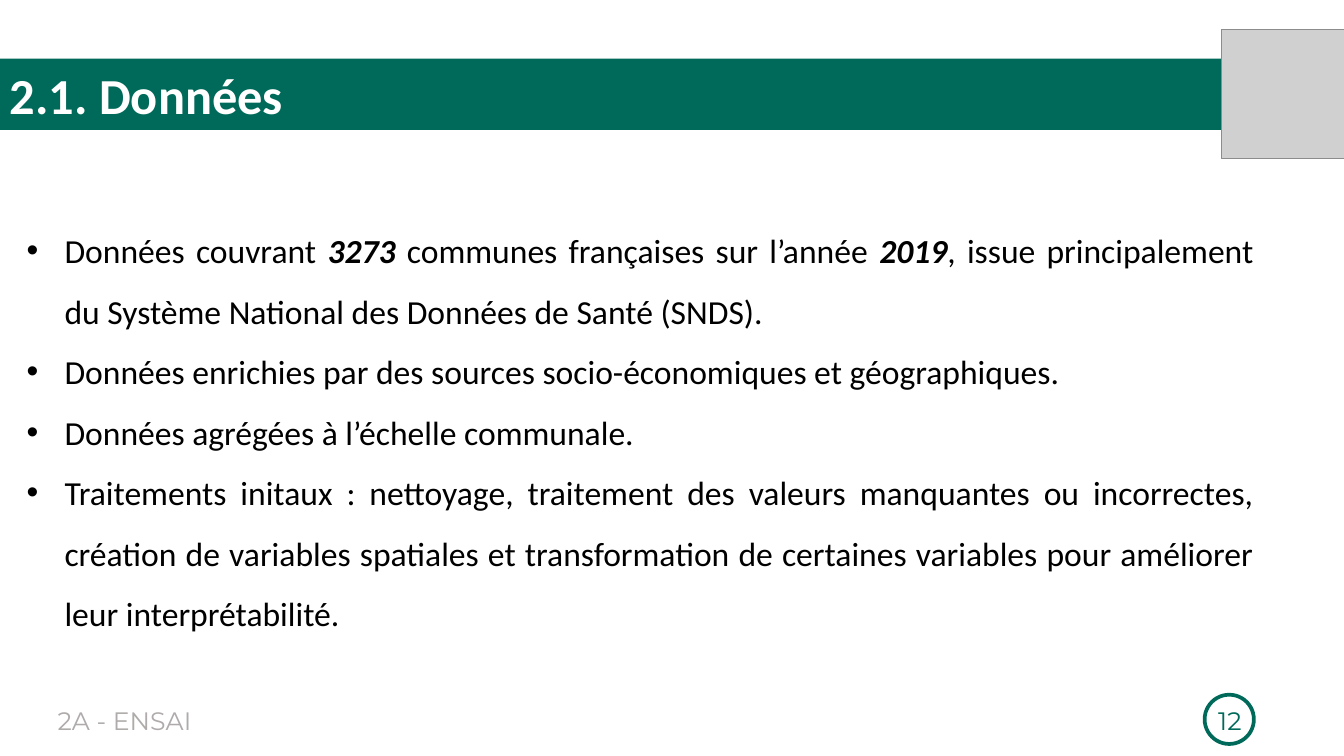
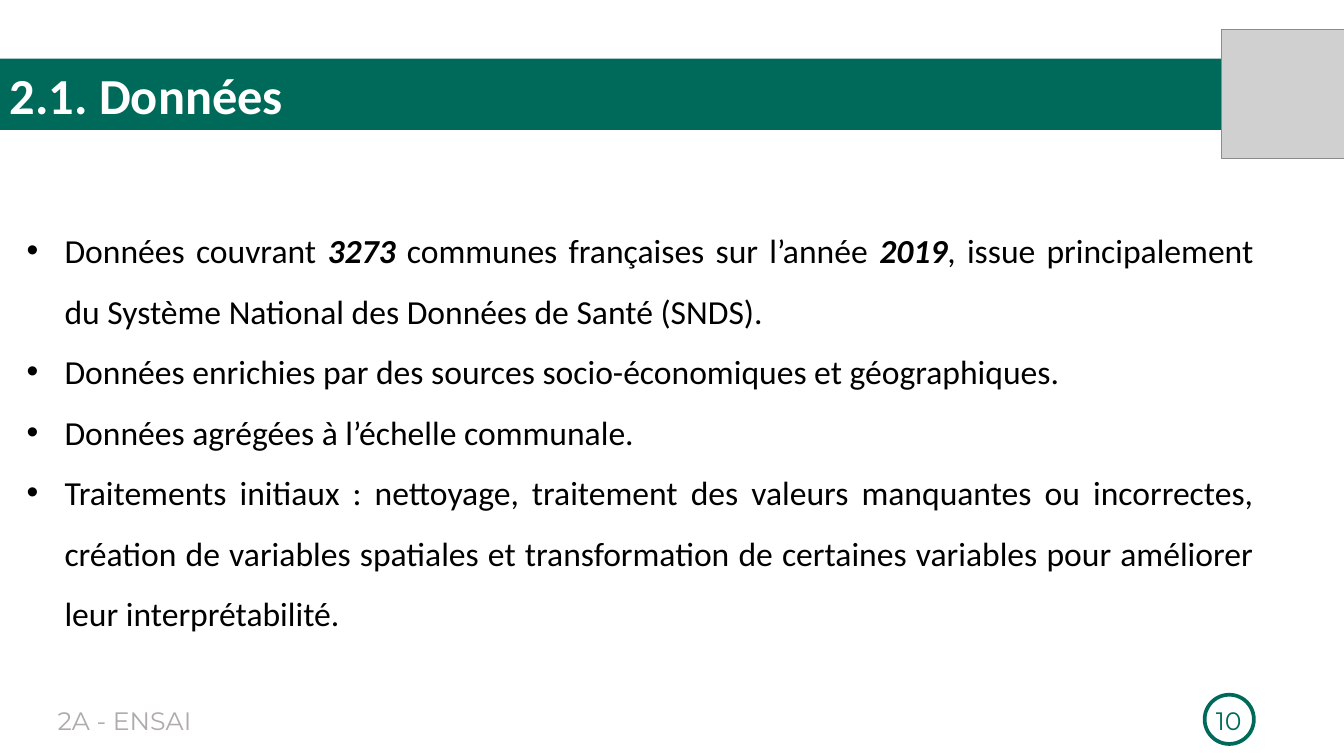
Before and after one commit to Richard-GOZAN/Projet-Stat-2A-Ensai, a slide deck: slide 10 of Présentation/Soutenance_Groupe25.pptx (slide 12 before the commit). Drawn at 1344x756 pixels with LibreOffice and Linux fonts; fonts in the diff are those of the drawing; grey boxes stand for pictures. Boxes give left, top, right and bottom in pixels: in the first picture for what was removed or moved away, otherwise in the second. Text is boxed around its words. In the diff, an @@ line names an element or a change of style, - is before the commit and + after.

```diff
--- a/Présentation/Soutenance_Groupe25.pptx
+++ b/Présentation/Soutenance_Groupe25.pptx
@@ text at box(65, 481, 1253, 632): text changed @@
-• Traitements initaux : nettoyage, traitement des valeurs manquantes ou incorrectes, création de variables spatiales et transformation de certaines variables pour améliorer leur interprétabilité.
+• Traitements initiaux : nettoyage, traitement des valeurs manquantes ou incorrectes, création de variables spatiales et transformation de certaines variables pour améliorer leur interprétabilité.
@@ page number at box(1216, 712, 1242, 730): text changed @@
-12
+10
```
Also in this commit, not shown: 7 other slides changed, 3 slides removed.
